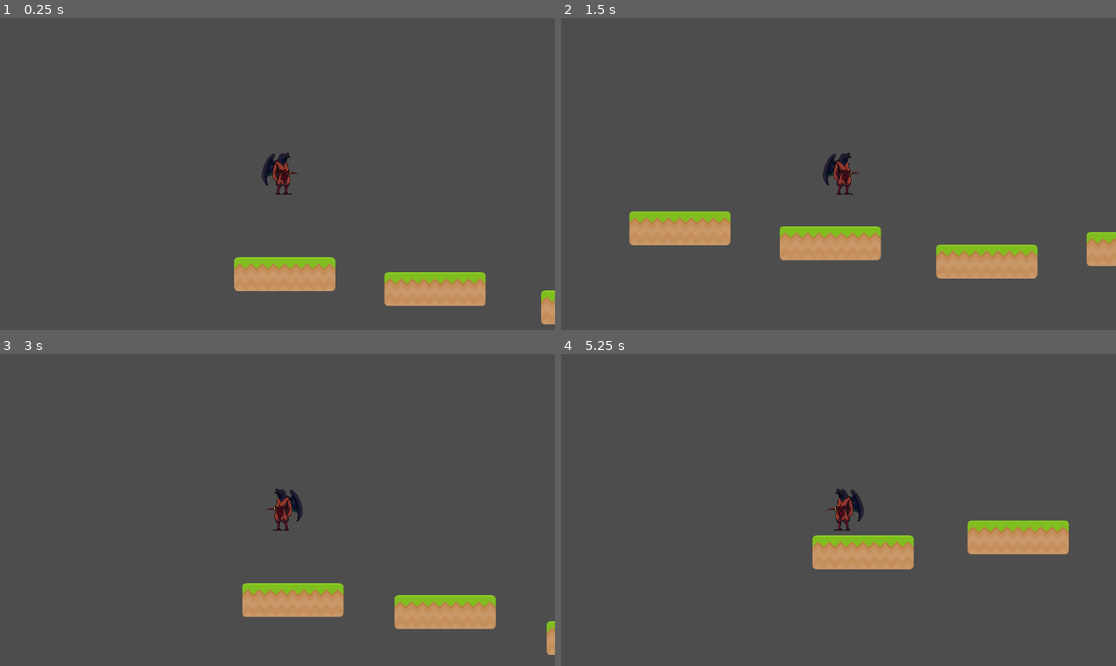
Above: before the commit, frames 1-4 (two rows, left to right).
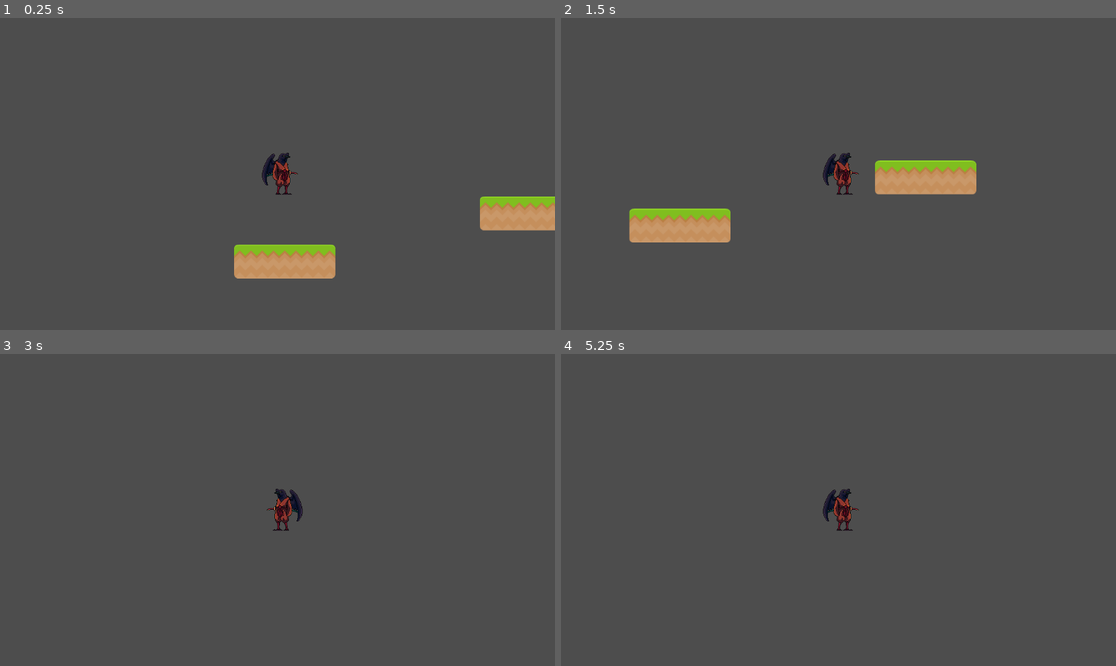
Above: after the commit, the same moments.

Repository: Neolanco/samurai-game
Game: Godot game, scene res://main.tscn
Same seed, same stepped clock (60 frames per second), same inputs: the game is played once before the commit and once after it.
Inputs:
- Up to frame 1 (0.25 s): no input
- Up to frame 2 (1.5 s): tap Enter (ui_accept) at 0.5, 0.77 s; hold Space 0.53-1.28 s; hold Right (ui_right) from 0.53 s (still down); tap Shift at 1.35 s
- Up to frame 3 (3 s): tap Enter (ui_accept) at 1.52, 2.75 s; release Right (ui_right) at 2.03 s; hold Left (ui_left) 2.03-2.78 s; hold Q 2.03-2.78 s; hold Right (ui_right) from 2.78 s (still down); tap Space at 2.85 s
- Up to frame 4 (5.25 s): tap Enter (ui_accept) at 3.02, 3.77, 4.52, 5 s; hold Shift 3.53-4.28 s; release Right (ui_right) at 4.28 s; hold Left (ui_left) 4.28-5.03 s; tap Q at 4.35 s; hold Right (ui_right) from 5.03 s (still down); hold Space from 5.03 s (still down)

The runs differ from the first frame. In frame 1, 5.8% of the frame differs, in the area x 42-100%, y 57-99%; in frame 2, 7.1%, in the area x 12-100%, y 45-84%; in frame 3, 4.1%; in frame 4, 4.4%.

Commit message:
added random jump and player movement

Diff:
--- a/player_1.gd
+++ b/player_1.gd
@@ -3,12 +3,15 @@
 # import game
 const Game = preload("res://src/game.gd")
 # some consts
+# y
+const JUMP_VELOCITY = -600.0
+const AIR_JUMP_VELOCITY = -400.0
+const GRAVITY = 1600
+# x
+const MAX_VELOCITY = Vector2(500, 1000)
 const ACCELERATION = 30.0
-const JUMP_VELOCITY = -300.0
-const AIR_JUMP_VELOCITY = -200.0
-const MAX_VELOCITY = Vector2(500, 1000)
 const SLIDE = 0.2 # between 0 and 1
-const GRAVITY = 800
+# other
 const START_POS = Vector2(90, -200)
 
 var main
@@ -77,7 +80,6 @@
 	main.connect("main_ready", _main_ready)
 	# init game class
 	game = Game.new(main, $".", START_POS)
-	game.set_jump_distance(MAX_VELOCITY.x, JUMP_VELOCITY, AIR_JUMP_VELOCITY, GRAVITY)
 
 func _main_ready():
 	game.register_platform("res://Platforms/dirt3-1.tscn")
--- a/src/game.gd
+++ b/src/game.gd
@@ -3,19 +3,22 @@
 const Platform = preload("res://src/platform.gd")
 
 # consts
-const PADDING = Vector2(100.0, 10.0)
+const JUMP_DISTANCE = Vector2(300, 100)
+const MIN_JUMP_DISTANCE = Vector2(100.0, 10.0)
+const RANDOM_JUMP_DISTANCE = false
 
 var _loaded_platforms: Array[Node2D]
 var _aviable_platforms: Array[Platform]
 var _rng: RandomNumberGenerator
 var _main
 var _player
-var _start_pos
+var _start_pos # player start_pos
+# platform init_pos
 # var _init_pos const 0 0
 
 var _velocity: Vector2
 var _last_node: TileMap
-var _jump_distance: Vector2
+var _last_pos: Vector2
 
 func _init(main: Node2D, player: CharacterBody2D, start_pos: Vector2):
 	_main = main
@@ -30,40 +33,25 @@
 		generate_platform()
 
 func clear_platforms():
-	for platform in _loaded_platforms:
+	for platform in _loaded_platforms.duplicate():
 		_loaded_platforms.erase(platform)
 		_main.remove_child(platform)
 		platform.queue_free()
 		_last_node = null
-		_loaded_platforms = []
-
-func set_jump_distance(speed: float, jump_velocity: float, air_jump_velocity: float, gravity: float):
-	# chat gpt start
-	var max_horizontal_distance = speed * (jump_velocity / gravity)
-	var max_vertical_distance = (jump_velocity * jump_velocity) / (2 * gravity)
-	var max_air_horizontal_distance = speed * (air_jump_velocity / gravity)
-	var max_air_vertical_distance = (air_jump_velocity * air_jump_velocity) / (2 * gravity)
-
-	var max_x = max(max_horizontal_distance, max_air_horizontal_distance)
-	var max_y = max(max_vertical_distance, max_air_vertical_distance)
-	# chat gpt end
-
-	_jump_distance = Vector2(abs(max_x), abs(max_y))
 
 func get_random_jump_vector():
-	# check if _jump_distance is lower than PADDING
-	# and if so set it to PADDING
-	# x and y independet from each other
-	if _jump_distance.x < PADDING.x:
-		_jump_distance.x = PADDING.x
-	if _jump_distance.y < PADDING.y:
-		_jump_distance.y = PADDING.y
+	var x
+	var y
 
-	# generate random numbers
-	var x = _rng.randi_range(PADDING.x, _jump_distance.x)
-	var y = _rng.randi_range(PADDING.y, _jump_distance.y)
+	if !RANDOM_JUMP_DISTANCE:
+		x = JUMP_DISTANCE.x
+		y = JUMP_DISTANCE.y
+	else:
+		# generate random numbers
+		x = _rng.randi_range(MIN_JUMP_DISTANCE.x, JUMP_DISTANCE.x)
+		y = _rng.randi_range(MIN_JUMP_DISTANCE.y, JUMP_DISTANCE.y)
 
-	# shodt platform be below or above
+	# shoudt platform be below or above
 	if _rng.randf() > 0.5:
 		y = -y
 
@@ -107,18 +95,22 @@
 	return node.map_to_local(max) + Vector2(0.5 * node.rendering_quadrant_size, -0.5 * node.rendering_quadrant_size)
 
 func update(delta):
-	for platform in _loaded_platforms:
-		var pos = _player.global_position
-		if platform.global_position.x < pos.x - 1000 || platform.global_position.y < pos.y - 1000:
+	# clone pos so that is is equal in the whole tick and dont change
+	var pos = Vector2(_player.global_position.x, _player.global_position.y)
+
+	# must be before generate_platform and offset must be less than generate_platform
+	if pos.y > _last_node.global_position.y + 1200:
+		kill_player()
+
+	for platform in _loaded_platforms.duplicate():
+		# must be after kill_player anf offset must be more than kill_player
+		if platform.global_position.x < pos.x - 1000 || platform.global_position.y < pos.y - 1000 || platform.global_position.y > pos.y + 1000:
 			if platform != _last_node:
 				_loaded_platforms.erase(platform)
 				_main.remove_child(platform)
 				platform.queue_free()
 				generate_platform()
 
-	if _player.global_position.y > _last_node.global_position.y + 1000:
-		kill_player()
-
 func kill_player():
 	_player.global_position = _start_pos
 	clear_platforms()
